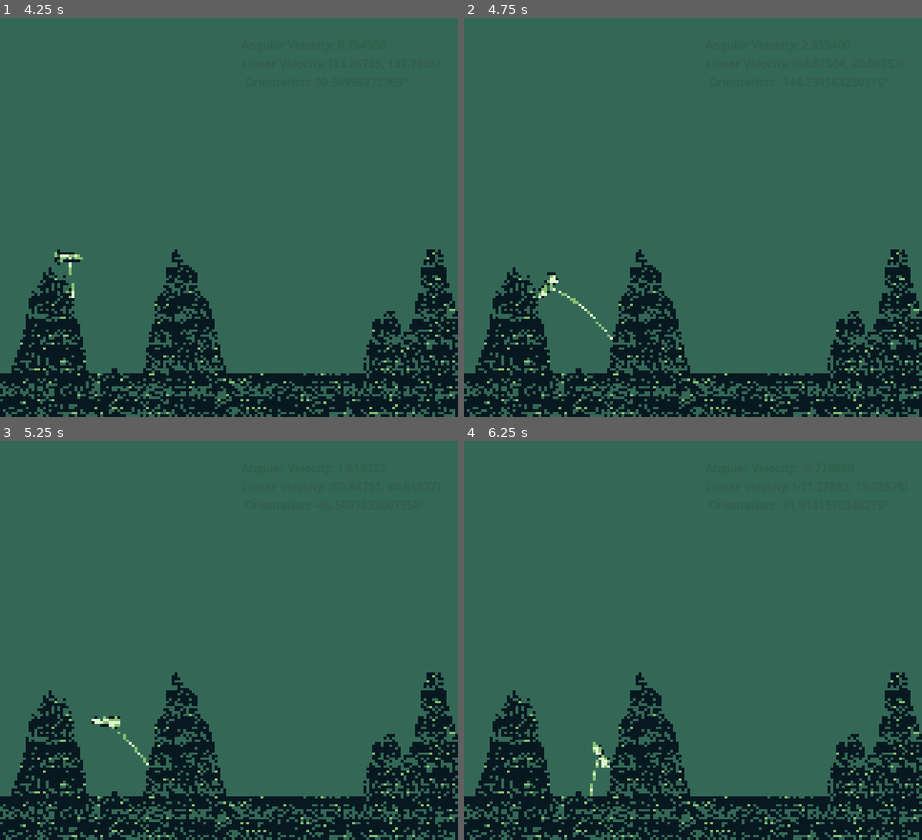
Above: before the commit, frames 1-4 (two rows, left to right).
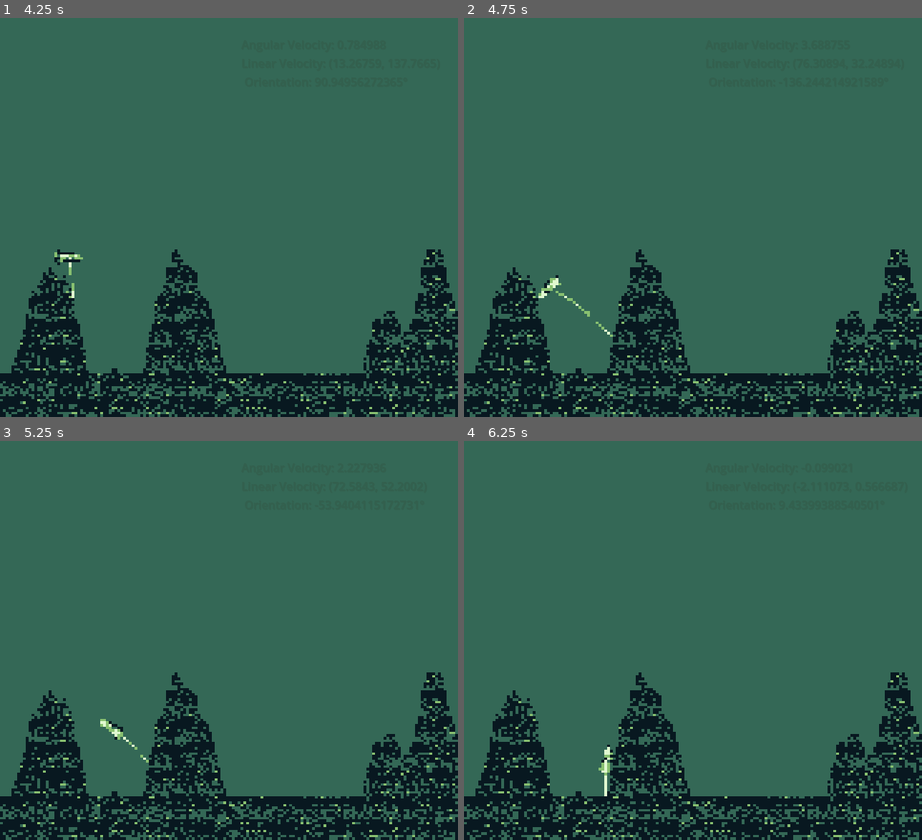
Above: after the commit, the same moments.

Repository: KMatiks/astrolad-landing
Game: Godot game, scene res://scenes/main.tscn
Same seed, same stepped clock (60 frames per second), same inputs: the game is played once before the commit and once after it.
Inputs:
- Up to frame 1 (4.25 s): hold Right (ui_right) 0.53-2.03 s; tap Up (ui_up) at 0.77, 1.52, 3.02, 3.77 s; hold Left (ui_left) 2.03-2.78 s; hold Right (ui_right) from 2.78 s (still down)
- Up to frame 2 (4.75 s): release Right (ui_right) at 4.28 s; hold Left (ui_left) from 4.28 s (still down); tap Up (ui_up) at 4.52 s
- Up to frame 3 (5.25 s): release Left (ui_left) at 5.03 s; hold Right (ui_right) from 5.03 s (still down)
- Up to frame 4 (6.25 s): release Right (ui_right) at 5.78 s; hold Left (ui_left) from 5.78 s (still down); tap Up (ui_up) at 6.02 s

Frame 1 is identical in both runs. In frame 2, 0.2% of the frame differs, in the area x 16-33%, y 63-81%; in frame 3, 0.2%; in frame 4, 0.3%, in the area x 27-33%, y 75-90%.

Commit message:
Disable user input on collison

Diff:
--- a/scenes/rocket.gd
+++ b/scenes/rocket.gd
@@ -4,7 +4,8 @@
 const TORQUE_THRUST = 70;
 const GRAVITY = 0.045;
 
-var prev_frame_vel;
+var prev_frame_vel: Vector2;
+var is_accepting_input: bool = true;
 
 
 # Called when the node enters the scene tree for the first time.
@@ -17,6 +18,9 @@
 # Called every frame. 'delta' is the elapsed time since the previous frame.
 func _process(delta):
 	var move_speed;
+
+	if not is_accepting_input:
+		return
 
 	if Input.is_action_pressed("ui_right"):
 		apply_torque(TORQUE_THRUST)
@@ -32,5 +36,6 @@
 	return (abs(prev_frame_vel.y) > 12 or abs(prev_frame_vel.x) > 12) or abs(rotation) > 0.05
 
 func _on_body_entered(body):
+	is_accepting_input = false;
 	if body is TileMap and has_collision_occurred():
 		print("Crashed!")
Not shown: 1 places in scenes/rocket.tscn that only renumber resources
